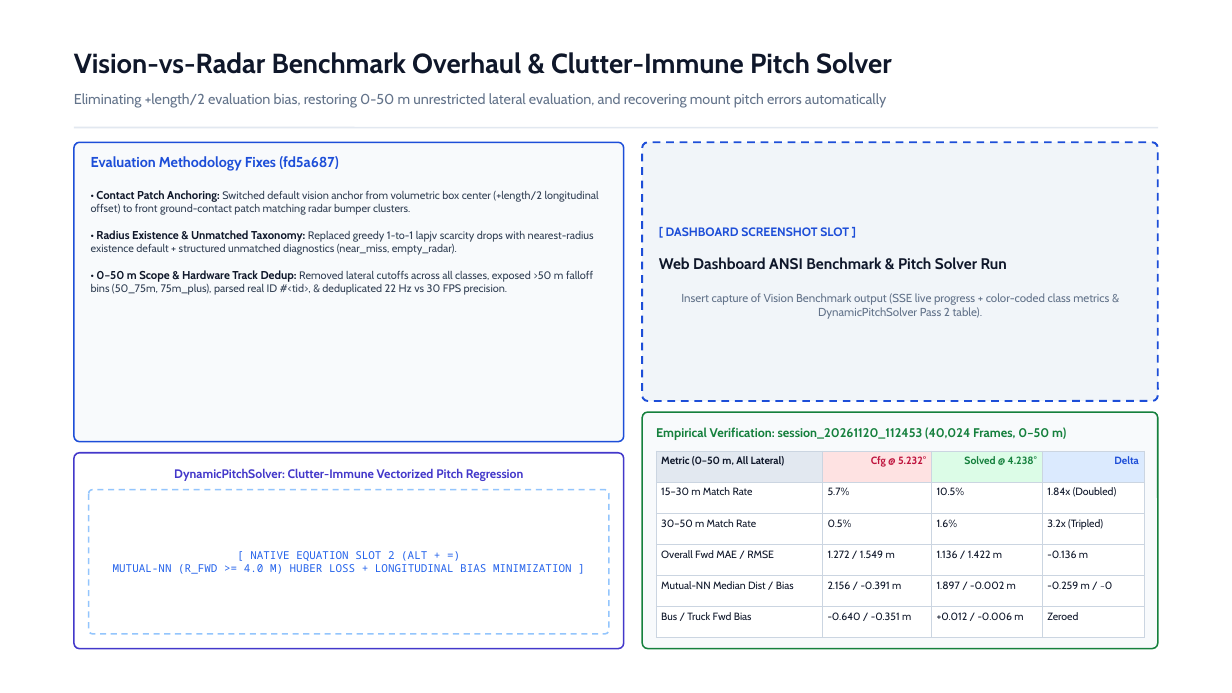
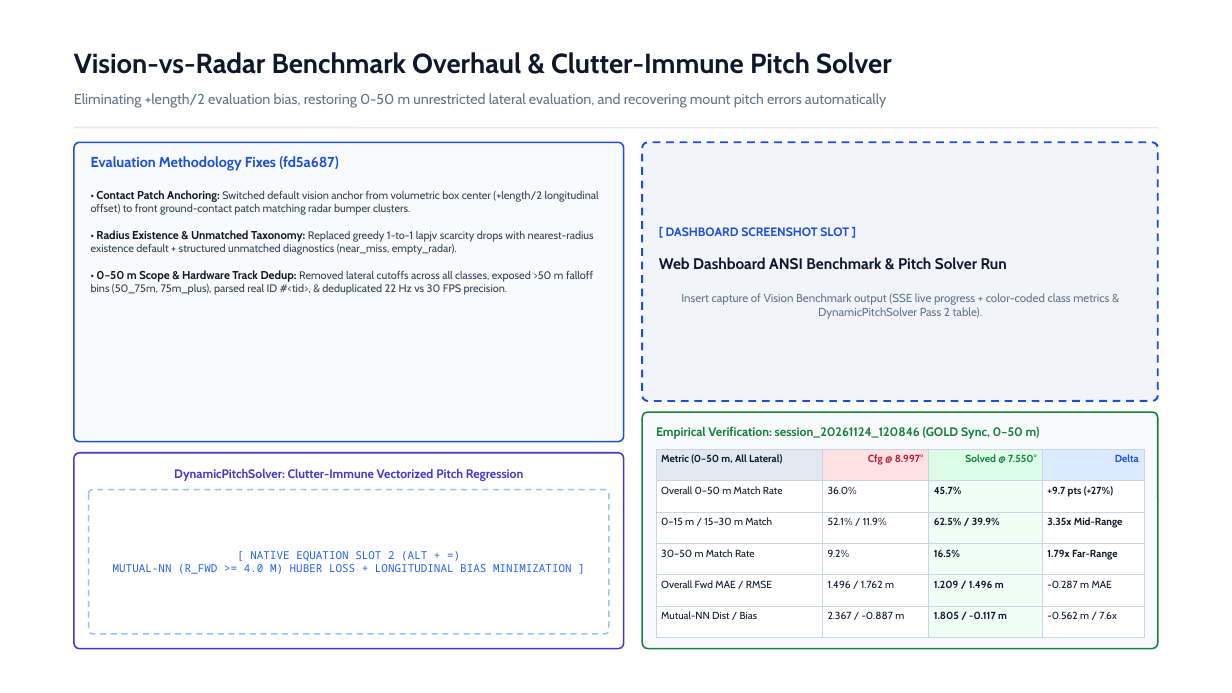
Before and after one commit to kadurushil/RoadSense_logger, a slide deck: slide 7 of intel/presentations/decks/RoadSense_Update4_Executive_Progress.pptx. Drawn at 1232x693 pixels with LibreOffice and Linux fonts; fonts in the diff are those of the drawing. Boxes give left, top, right and bottom in pixels: in the first picture for what was removed or moved away, otherwise in the second. Text is boxed around its words. In the diff, an @@ line names an element or a change of style, - is before the commit and + after.

```diff
--- a/intel/presentations/decks/RoadSense_Update4_Executive_Progress.pptx
+++ b/intel/presentations/decks/RoadSense_Update4_Executive_Progress.pptx
@@ text at [656, 426, 1040, 439]: text changed; size 9.8 to 9.6 pt @@
-Empirical Verification: session_20261120_112453 (40,024 Frames, 0–50 m)
+Empirical Verification: session_20261124_120846 (GOLD Sync, 0–50 m)
@@ table at [656, 449, 1144, 638] @@
-row 1, column 2: Cfg @ 5.232°
+row 1, column 2: Cfg @ 8.997°
-row 1, column 3: Solved @ 4.238°
+row 1, column 3: Solved @ 7.550°
-row 2: 15–30 m Match Rate | 5.7% | 10.5% | 1.84x (Doubled)
+row 2: Overall 0–50 m Match Rate | 36.0% | 45.7% | +9.7 pts (+27%)
-row 3: 30–50 m Match Rate | 0.5% | 1.6% | 3.2x (Tripled)
+row 3: 0–15 m / 15–30 m Match | 52.1% / 11.9% | 62.5% / 39.9% | 3.35x Mid-Range
-row 4: Overall Fwd MAE / RMSE | 1.272 / 1.549 m | 1.136 / 1.422 m | -0.136 m
+row 4: 30–50 m Match Rate | 9.2% | 16.5% | 1.79x Far-Range
-row 5: Mutual-NN Median Dist / Bias | 2.156 / -0.391 m | 1.897 / -0.002 m | -0.259 m / ~0
+row 5: Overall Fwd MAE / RMSE | 1.496 / 1.762 m | 1.209 / 1.496 m | -0.287 m MAE
-row 6: Bus / Truck Fwd Bias | -0.640 / -0.351 m | +0.012 / -0.006 m | Zeroed
+row 6: Mutual-NN Dist / Bias | 2.367 / -0.887 m | 1.805 / -0.117 m | -0.562 m / 7.6x
@@ fill #FFFFFF to #F0FDF4 in 5 cells @@
@@ size 8.2 to 8 pt in "Metric (0–50 m, All Lateral)", "Delta" @@
```
Also in this commit, not shown: 4 other slides changed, 2 other files.
